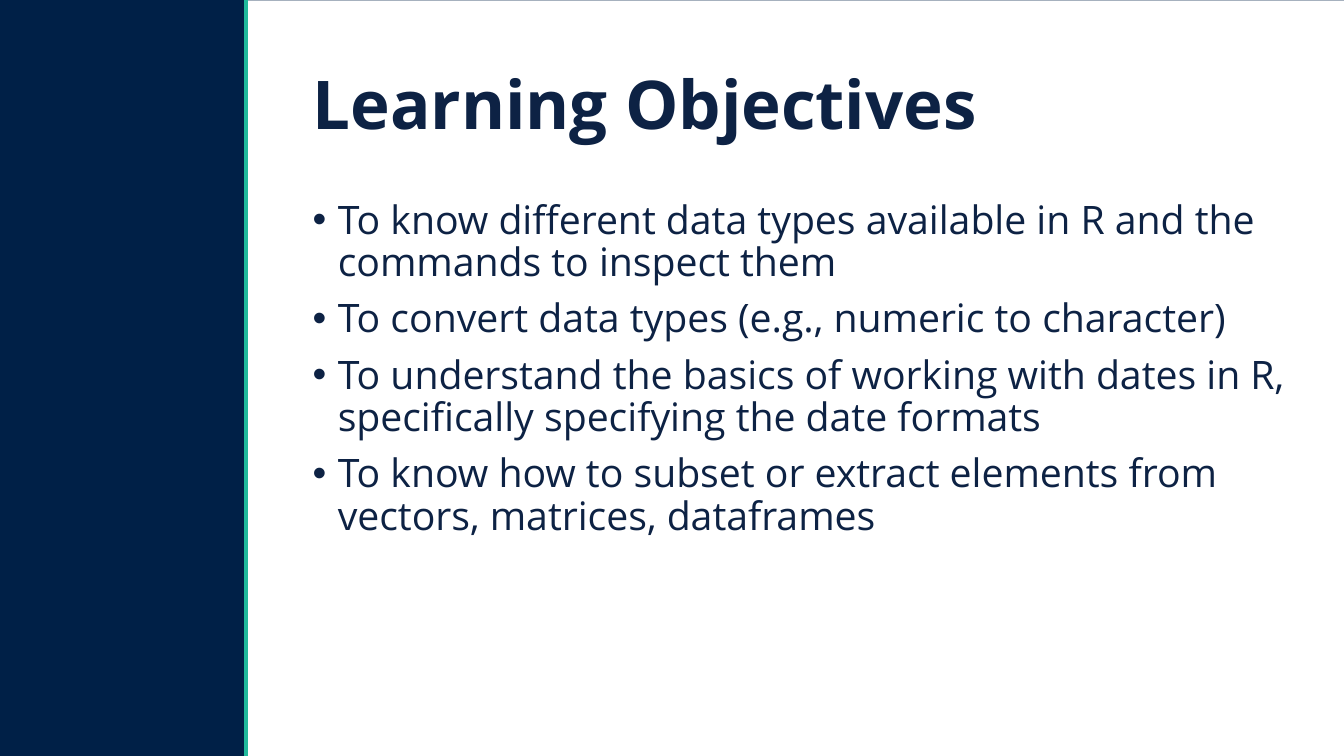
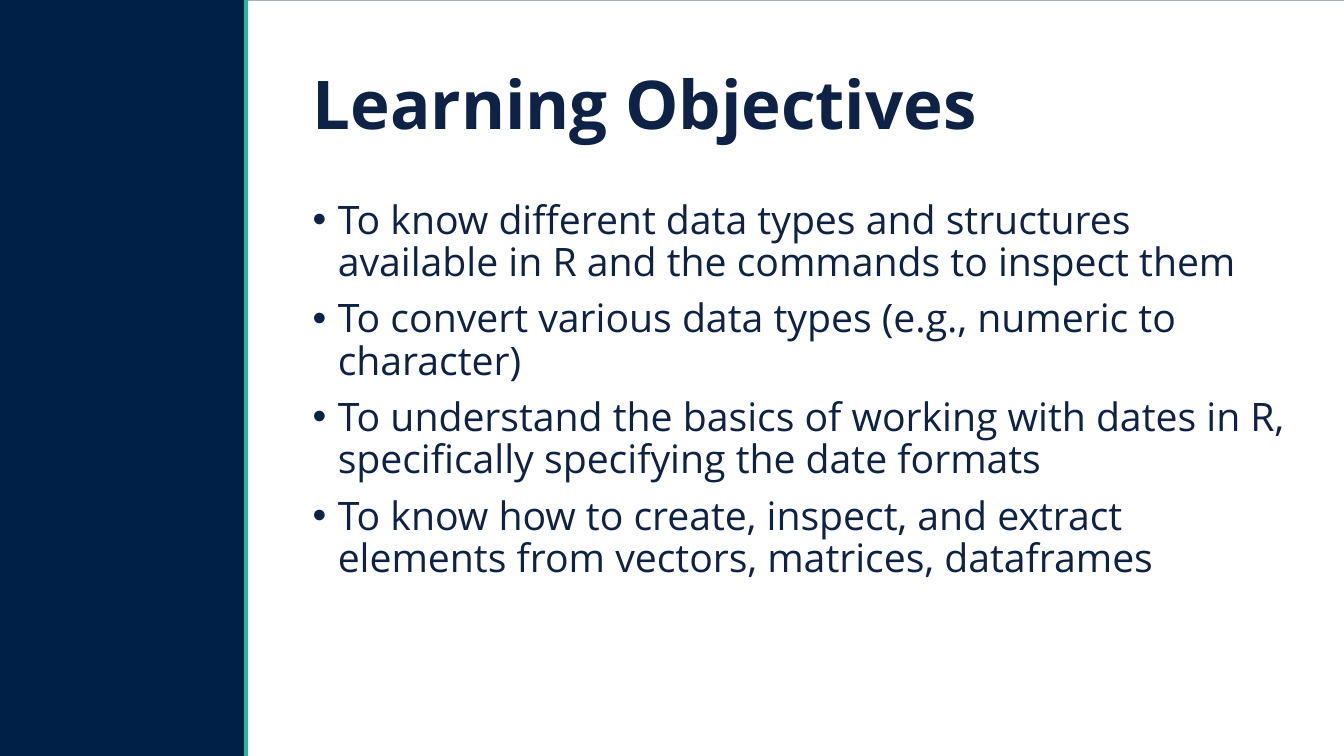
Before and after one commit to mfredata/2021-bootcamp, a slide deck: slide 2 of datatypes.pptx. Drawn at 1344x756 pixels with LibreOffice and Linux fonts; fonts in the diff are those of the drawing; background and template pictures are left out. Boxes give left, top, right and bottom in pixels: in the first picture for what was removed or moved away, otherwise in the second. Text is boxed around its words. In the diff, an @@ line names an element or a change of style, - is before the commit and + after.

```diff
--- a/datatypes.pptx
+++ b/datatypes.pptx
@@ text at <box>338,204,1235,382</box>: text changed @@
-• To know different data types available in R and the commands to inspect them
-• To convert data types (e.g., numeric to character)
+• To know different data types and structures available in R and the commands to inspect them
+• To convert various data types (e.g., numeric to character)
@@ text at <box>338,500,1153,577</box>: text changed @@
-• To know how to subset or extract elements from vectors, matrices, dataframes
+• To know how to create, inspect, and extract elements from vectors, matrices, dataframes
```
Also in this commit, not shown: 3 other files.
